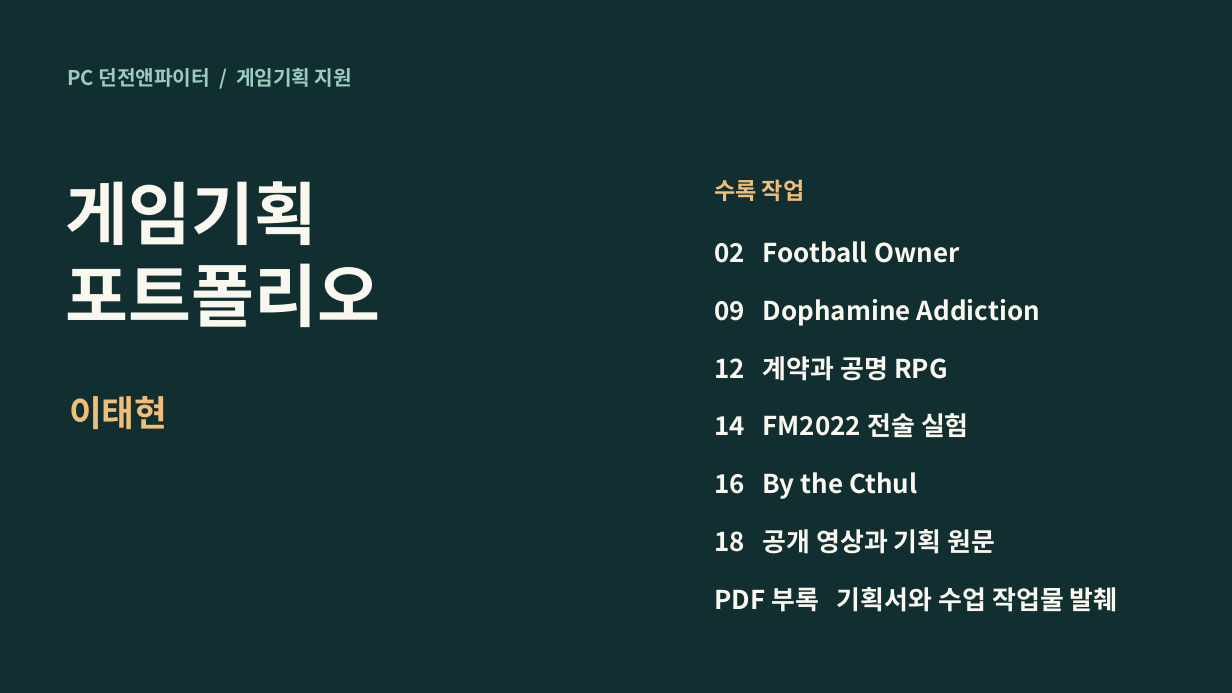
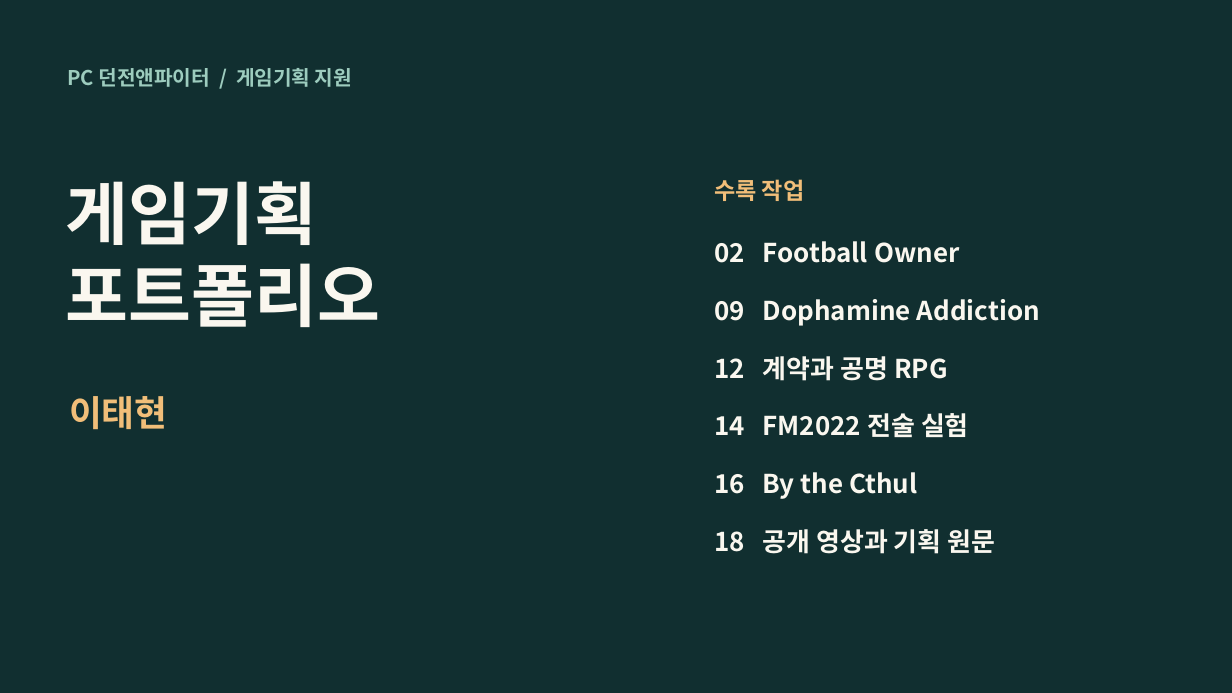
Before and after one commit to 2021180033-LTH/game-programming-portfolio, a slide deck: slide 1 of portfolio/game-design/LeeTaehyun_GameDesign_Portfolio.pptx. Drawn at 1232x693 pixels with LibreOffice and Linux fonts; fonts in the diff are those of the drawing. Boxes give left, top, right and bottom in pixels: in the first picture for what was removed or moved away, otherwise in the second. Text is boxed around its words. In the diff, an @@ line names an element or a change of style, - is before the commit and + after.

```diff
--- a/portfolio/game-design/LeeTaehyun_GameDesign_Portfolio.pptx
+++ b/portfolio/game-design/LeeTaehyun_GameDesign_Portfolio.pptx
@@ text removed at (714, 587, 1118, 612) @@
-PDF 부록 기획서와 수업 작업물 발췌
```
Also in this commit, not shown: 3 other slides changed, 5 other files.
